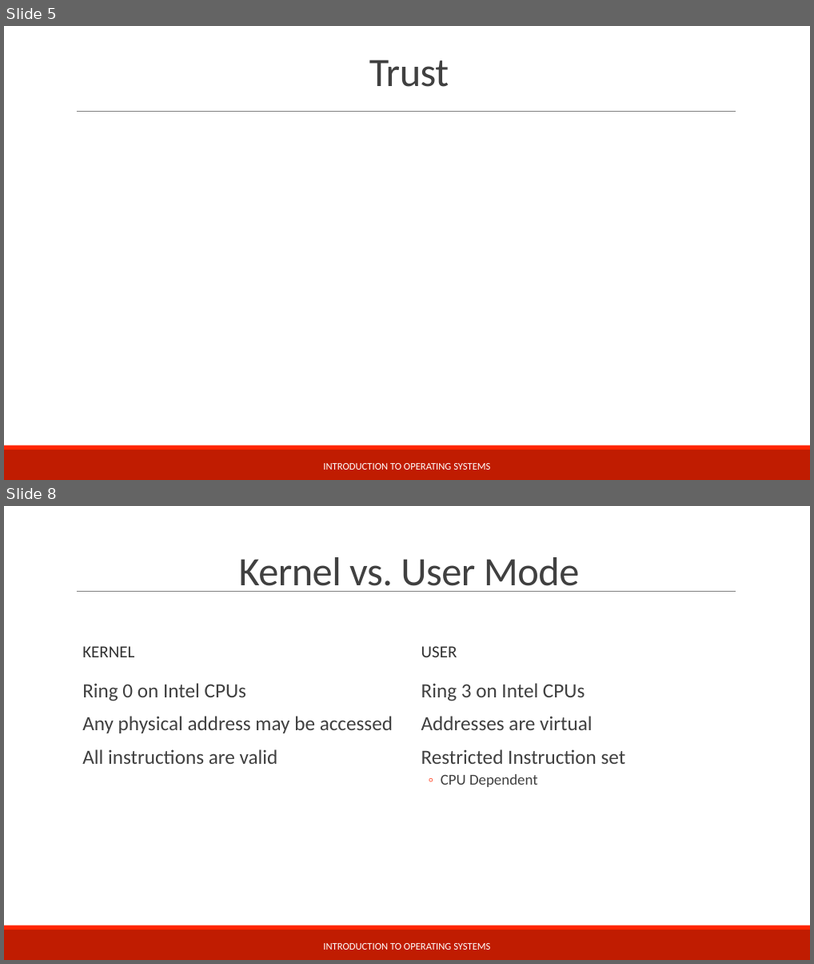
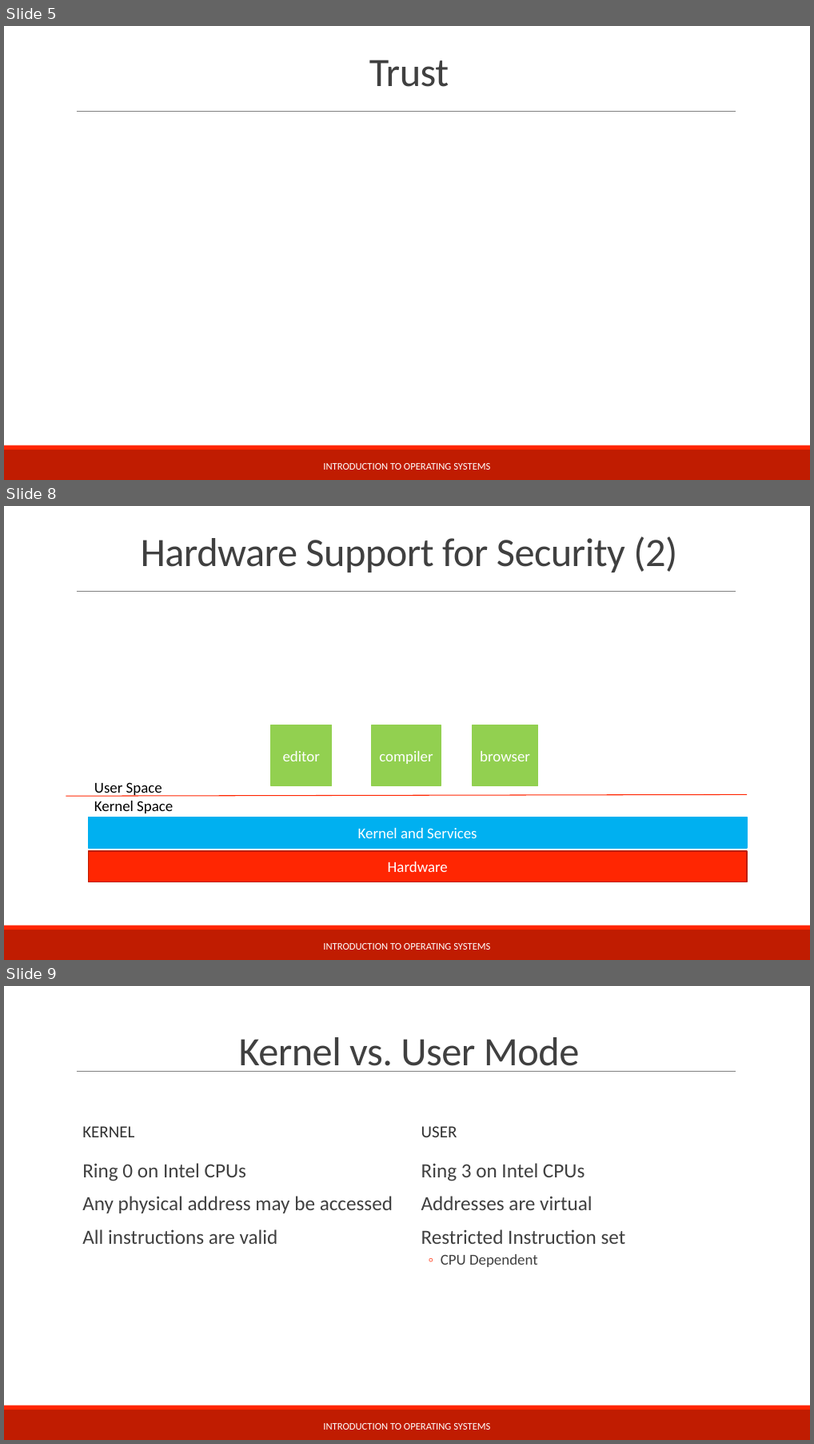
Before and after one commit to teachbsd/course, a slide deck: undergraduate/lectures/security.pptx. Shown one above the other, each under a label of ours: slides 5 and 8 before the commit, slides 5, 8 and 9 after it; the slides between them are not shown. The pictures are 814x964 and 814x1444 pixels, drawn with LibreOffice and Linux fonts; fonts in the diff are those of the drawing; background and template pictures are left out. Boxes give left, top, right and bottom in pixels: in the first picture for what was removed or moved away, otherwise in the second. Text is boxed around its words. In the diff, an @@ line names an element or a change of style, - is before the commit and + after.

Commit message:
Continue the discussion of user vs. kernel mode in hardware

```diff
--- a/undergraduate/lectures/security.pptx
+++ b/undergraduate/lectures/security.pptx
@@ slide 8 added at <box>4,506,810,960</box>, background #FFFFFF; not listed: 3 template elements that a slide beside it also shows @@
@@ title added at <box>141,536,678,572</box>, 48 pt, text #404040 @@
+Hardware Support for Security (2)
@@ rectangle added at <box>271,725,332,785</box>, fill #92D050, outline #92D050 1.25 pt, 18 pt, text #FFFFFF @@
+editor
@@ rectangle added at <box>373,725,442,785</box>, fill #92D050, outline #92D050 1.25 pt, 18 pt, text #FFFFFF @@
+compiler
@@ rectangle added at <box>473,725,538,785</box>, fill #92D050, outline #92D050 1.25 pt, 18 pt, text #FFFFFF @@
+browser
@@ text added at <box>94,782,162,796</box>, 18 pt, text #000000 @@
+User Space
@@ line added from (66, 796) to (747, 795), #FF2602 1 pt @@
@@ rectangle added at <box>89,817,748,848</box>, fill #00B0F0, outline #00B0F0 1.25 pt, 18 pt, text #FFFFFF @@
+Kernel and Services
@@ text added at <box>94,800,173,813</box>, 18 pt, text #000000 @@
+Kernel Space
@@ rectangle added at <box>89,851,748,882</box>, fill #FF2602, outline #BD1C01 1.25 pt, 18 pt, text #FFFFFF @@
+Hardware
@@ text added at <box>323,943,490,949</box>, 12 pt, text #FFFFFF @@
+INTRODUCTION TO OPERATING SYSTEMS
@@ what was slide 8 is now slide 9 @@
```
Also in this commit, not shown: 2 slides changed, 6 other slides added.
